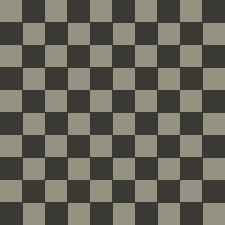
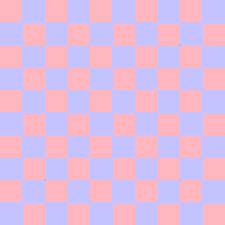
Two versions of the same layered image (225 × 225). Layer-by-layer changes:
hid "specular" over [0, 0, 225, 225]
painted on "normal" over [0, 0, 225, 225]
hid "图层 0" over [0, 0, 225, 225]
